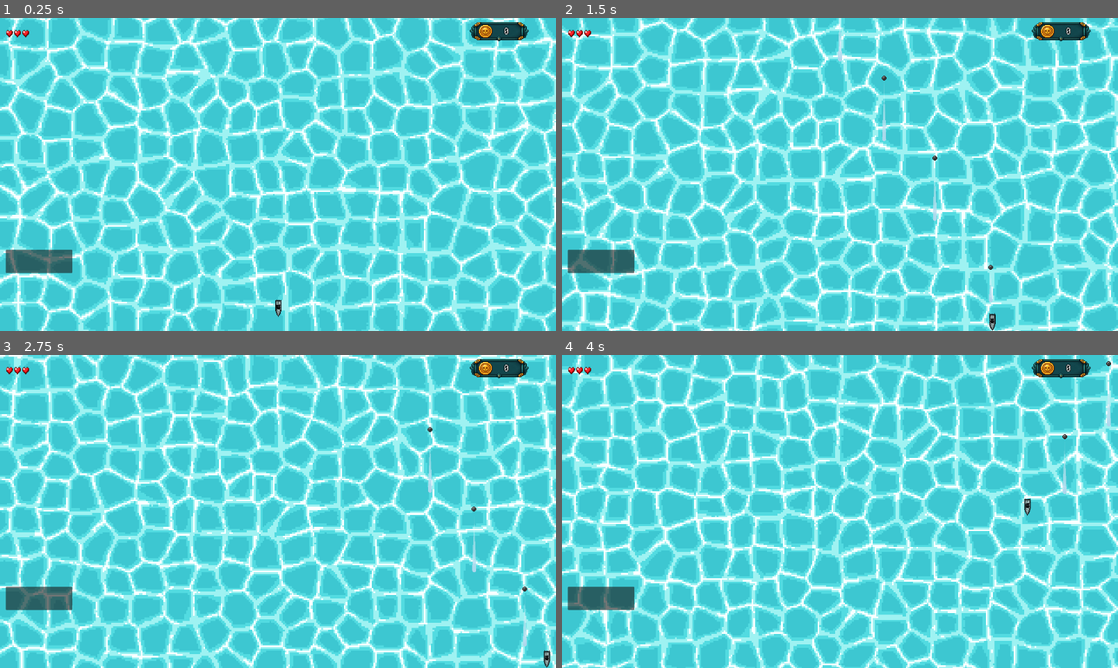
Above: before the commit, frames 1-4 (two rows, left to right).
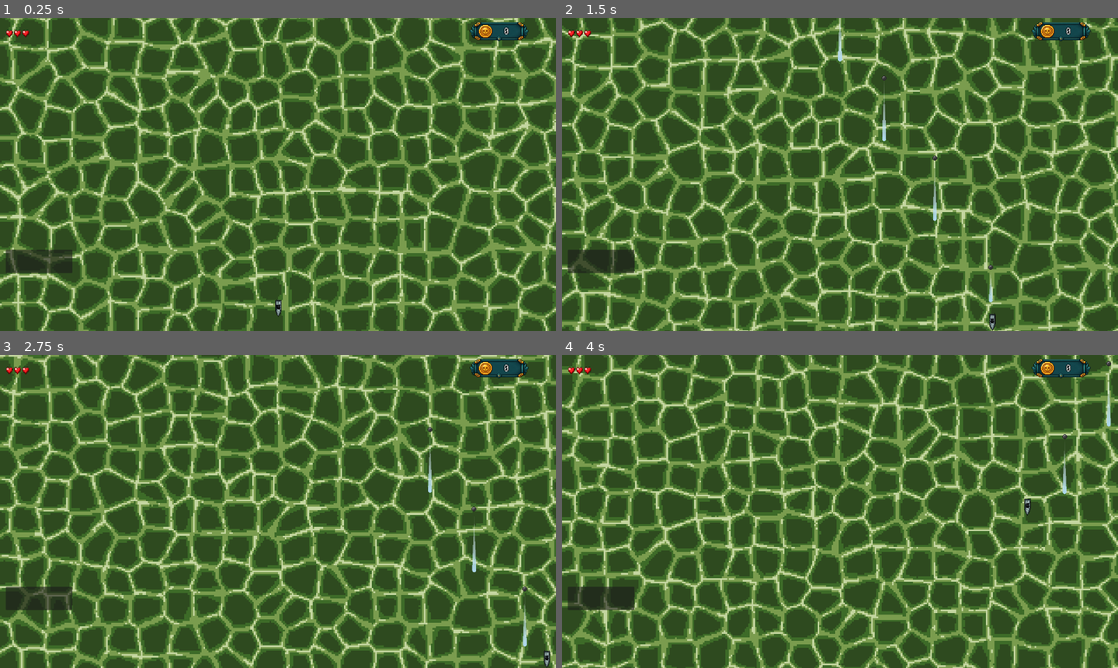
Above: after the commit, the same moments.

Repository: irohgit/flapjack
Game: Godot game, scene res://Levels/Stage2/stage_2.tscn
Two runs of this game, one before a commit and one after it. Both use one fixed random seed, a clock stepped at 60 frames per second and the inputs below. This scene is started directly instead of the project's main scene.
Inputs (mouse positions are in pixels of both pictures, inside the frame that each line leads up to):
- Up to frame 1 (0.25 s): no input
- Up to frame 2 (1.5 s): tap Enter at 0.5 s; move the mouse to (962, 158) at 0.52 s; hold D (move_right) 0.53-1.28 s; hold Space (shoot) 0.53-1.28 s; click (962, 158) at 0.67 s; move the mouse to (728, 190) at 1.27 s; hold S (move_backward) from 1.28 s (still down); tap Space (shoot) at 1.35 s
- Up to frame 3 (2.75 s): move the mouse to (333, 442) at 2.02 s; release S (move_backward) at 2.03 s; hold D (move_right) from 2.03 s (still down); hold Space (shoot) from 2.03 s (still down)
- Up to frame 4 (4 s): move the mouse to (812, 574) at 2.77 s; release D (move_right) at 2.78 s; release Space (shoot) at 2.78 s; hold W (move_forward) 2.78-3.53 s; tap Space (shoot) at 2.85 s; click (812, 574) at 2.92 s; move the mouse to (1006, 558) at 3.52 s; hold A (move_left) from 3.53 s (still down); hold Space (shoot) from 3.53 s (still down)

The runs differ from the first frame. In frame 1, 99% of the frame differs, in the area x 0-100%, y 0-100%; in frame 2, 99%; in frame 3, 99%; in frame 4, 99%.

Commit message:
Exported water colour variables for easier editing

Diff:
--- a/Actors/Camera/water_background.gd
+++ b/Actors/Camera/water_background.gd
@@ -1,11 +1,15 @@
 extends ColorRect
-
 
 @export var camera: Camera2D
 
+@export_group("Water Colors")
+@export var deep_water_color: Color = Color(0.24, 0.78, 0.82, 1.0)
+@export var wave_water_color: Color = Color(0.32, 0.86, 0.88, 1.0)
+@export var rim_color: Color = Color(0.62, 0.95, 0.95, 1.0)
+@export var foam_color: Color = Color(0.97, 1.0, 1.0, 1.0)
 
+@onready var _water_rect: ColorRect = $"."
 var _shader_material: ShaderMaterial
-
 
 func _ready() -> void:
 	# Keep each background's offset independent if multiple viewports or levels
@@ -13,14 +17,15 @@
 	if material is ShaderMaterial:
 		material = material.duplicate()
 		_shader_material = material as ShaderMaterial
-
+		_apply_colors()
 	set_process(camera != null and _shader_material != null)
 
+func _apply_colors() -> void:
+	_shader_material.set_shader_parameter("deep_water", deep_water_color)
+	_shader_material.set_shader_parameter("wave_water", wave_water_color)
+	_shader_material.set_shader_parameter("rim_color", rim_color)
+	_shader_material.set_shader_parameter("foam_color", foam_color)
 
 func _process(_delta: float) -> void:
 	var scaled_camera_offset: Vector2 = camera.global_position
-
-	_shader_material.set_shader_parameter(
-		&"camera_offset",
-		scaled_camera_offset
-	)
+	_shader_material.set_shader_parameter(&"camera_offset", scaled_camera_offset)
--- a/Levels/Stage2/stage_2.tscn
+++ b/Levels/Stage2/stage_2.tscn
@@ -56,6 +56,10 @@
 
 [node name="WaterBack" parent="ScrollRig/CanvasLayer" unique_id=364615905 node_paths=PackedStringArray("camera") instance=ExtResource("5_2ahl2")]
 camera = NodePath("../../ShakeCamera")
+deep_water_color = Color(0.18039216, 0.2901961, 0.12156863, 1)
+wave_water_color = Color(0.23921569, 0.41960785, 0.15686275, 1)
+rim_color = Color(0.47843137, 0.6117647, 0.30588236, 1)
+foam_color = Color(0.76862746, 0.8392157, 0.627451, 1)
 metadata/_edit_use_anchors_ = true
 
 [node name="ShakeCamera" type="Camera2D" parent="ScrollRig" unique_id=1729136761 groups=["shake_camera"]]
